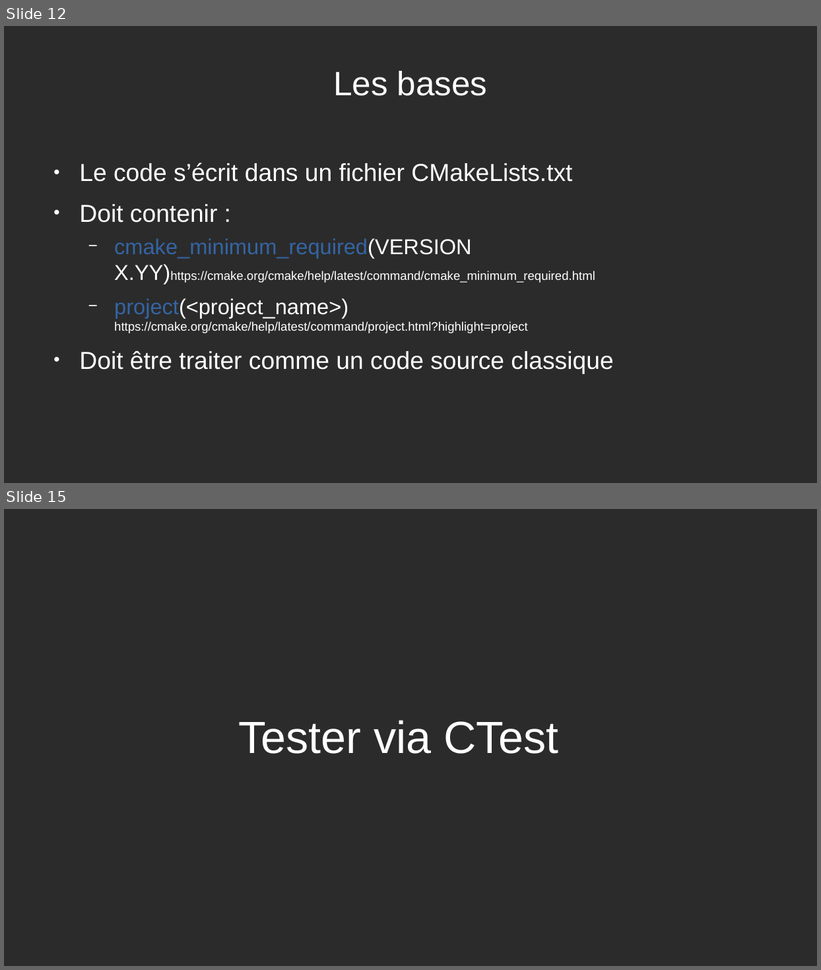
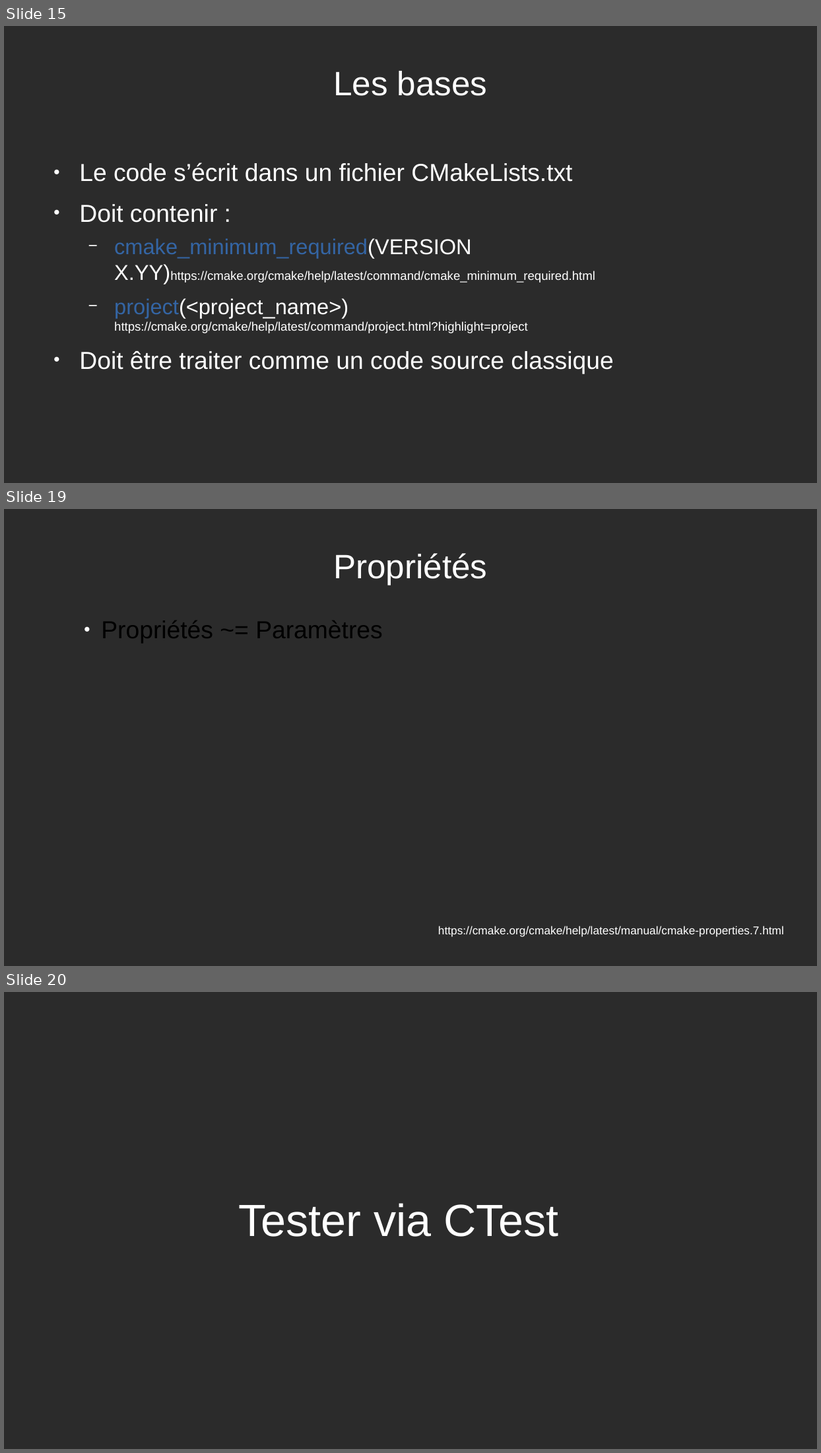
Before and after one commit to joeBlinx/Presentation_CMake, a slide deck: Presentation_CMake.odp. Shown one above the other, each under a label of ours: slides 12 and 15 before the commit, slides 15, 19 and 20 after it; the slides between them are not shown. The pictures are 821x970 and 821x1453 pixels, drawn with LibreOffice and Linux fonts; fonts in the diff are those of the drawing; background and template pictures are left out; a plain dark background stands for a picture behind light text. Boxes give left, top, right and bottom in pixels: in the first picture for what was removed or moved away, otherwise in the second. Text is boxed around its words. In the diff, an @@ line names an element or a change of style, - is before the commit and + after.

```diff
--- a/Presentation_CMake.odp
+++ b/Presentation_CMake.odp
@@ slide 19 added at [4,509,817,966], background picture (left out) @@
@@ title added at [333,553,487,586], 33 pt, text #FFFFFF @@
+Propriétés
@@ text added at [101,621,383,643], 24 pt, text #000000 @@
+● Propriétés ~= Paramètres
@@ text added at [438,926,784,937], 11.1 pt, text #FFFFFF @@
+https://cmake.org/cmake/help/latest/manual/cmake-properties.7.html
@@ what was slide 12 is now slide 15 @@
@@ what was slide 15 is now slide 20 @@
```
Also in this commit, not shown: 6 slides changed, 5 other slides added, 1 slide removed.
